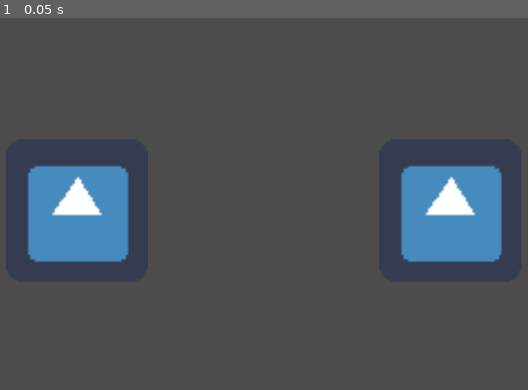
Above: before the commit, frame 1.
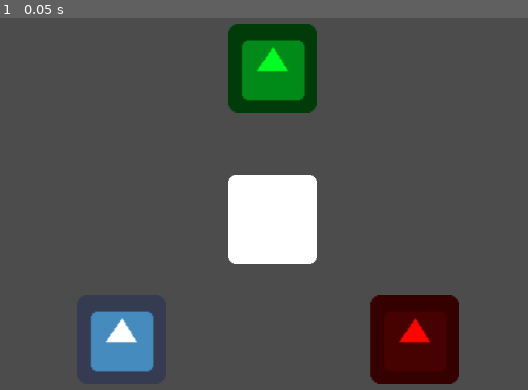
Above: after the commit, the same moment.

Repository: NathanielGet/CyberDragonYokaiCycle
Game: Godot game, scene res://Minigame.tscn
The game is run twice, just before and just after one commit, with the same random seed, the same clock (stepped at 60 frames per second) and the same inputs. The engine's default icon, where the game draws it, is replaced by a stand-in: a white triangle on a blue panel in a dark square.
Inputs:
- Up to frame 1 (0.05 s): no input

The runs differ from the first frame. In frame 1, 24% of the frame differs, in the area x 5-96%, y 1-99%.

Commit message:
All colors in place

Diff:
--- a/GMTK2021/Minigame.tscn
+++ b/GMTK2021/Minigame.tscn
@@ -6,41 +6,82 @@
 [ext_resource path="res://Wire.gd" type="Script" id=4]
 
 [sub_resource type="RectangleShape2D" id=1]
-extents = Vector2( 12.8, 12.8 )
+extents = Vector2( 8, 8 )
 
 [node name="Main" type="Node2D"]
 script = ExtResource( 3 )
 
-[node name="Port1" type="Area2D" parent="."]
-position = Vector2( 368, 360 )
+[node name="whitePort" type="Area2D" parent="."]
+modulate = Color( 100, 100, 100, 1 )
+position = Vector2( 768, 328 )
 script = ExtResource( 2 )
 __meta__ = {
 "_edit_group_": true
 }
+nodeColor = "white"
 
-[node name="Sprite" type="Sprite" parent="Port1"]
-position = Vector2( 3.05176e-05, 1.52588e-05 )
-scale = Vector2( 4, 4 )
+[node name="Sprite" type="Sprite" parent="whitePort"]
+position = Vector2( -48, 48 )
+scale = Vector2( 2.5, 2.5 )
 texture = ExtResource( 1 )
 
-[node name="CollisionShape2D" type="CollisionShape2D" parent="Port1"]
+[node name="CollisionShape2D" type="CollisionShape2D" parent="whitePort"]
+position = Vector2( -48, 48 )
 scale = Vector2( 10, 10 )
 shape = SubResource( 1 )
 
-[node name="Port2" type="Area2D" parent="."]
-position = Vector2( 1040, 360 )
+[node name="redPort" type="Area2D" parent="."]
+modulate = Color( 1, 0.0196078, 0, 1 )
+position = Vector2( 1024, 544 )
 script = ExtResource( 2 )
 __meta__ = {
 "_edit_group_": true
 }
 nodeColor = "red"
 
-[node name="Sprite" type="Sprite" parent="Port2"]
-position = Vector2( 3.05176e-05, 1.52588e-05 )
-scale = Vector2( 4, 4 )
+[node name="Sprite" type="Sprite" parent="redPort"]
+position = Vector2( -48, 48 )
+scale = Vector2( 2.5, 2.5 )
 texture = ExtResource( 1 )
 
-[node name="CollisionShape2D" type="CollisionShape2D" parent="Port2"]
+[node name="CollisionShape2D" type="CollisionShape2D" parent="redPort"]
+position = Vector2( -48, 48 )
+scale = Vector2( 10, 10 )
+shape = SubResource( 1 )
+
+[node name="bluePort" type="Area2D" parent="."]
+position = Vector2( 496, 544 )
+script = ExtResource( 2 )
+__meta__ = {
+"_edit_group_": true
+}
+
+[node name="Sprite" type="Sprite" parent="bluePort"]
+position = Vector2( -48, 48 )
+scale = Vector2( 2.5, 2.5 )
+texture = ExtResource( 1 )
+
+[node name="CollisionShape2D" type="CollisionShape2D" parent="bluePort"]
+position = Vector2( -48, 48 )
+scale = Vector2( 10, 10 )
+shape = SubResource( 1 )
+
+[node name="greenPort" type="Area2D" parent="."]
+modulate = Color( 0, 1, 0.133333, 1 )
+position = Vector2( 768, 56 )
+script = ExtResource( 2 )
+__meta__ = {
+"_edit_group_": true
+}
+nodeColor = "green"
+
+[node name="Sprite" type="Sprite" parent="greenPort"]
+position = Vector2( -48, 48 )
+scale = Vector2( 2.5, 2.5 )
+texture = ExtResource( 1 )
+
+[node name="CollisionShape2D" type="CollisionShape2D" parent="greenPort"]
+position = Vector2( -48, 48 )
 scale = Vector2( 10, 10 )
 shape = SubResource( 1 )
 
--- a/GMTK2021/Wire.gd
+++ b/GMTK2021/Wire.gd
@@ -30,7 +30,7 @@
 		clear_points()
 		if mouseOver == true:
 			visitedNodes[1] = lastNodeEntered
-			#print(visitedNodes)
+			print(visitedNodes)
 
 
 func entered(nodeColor):
